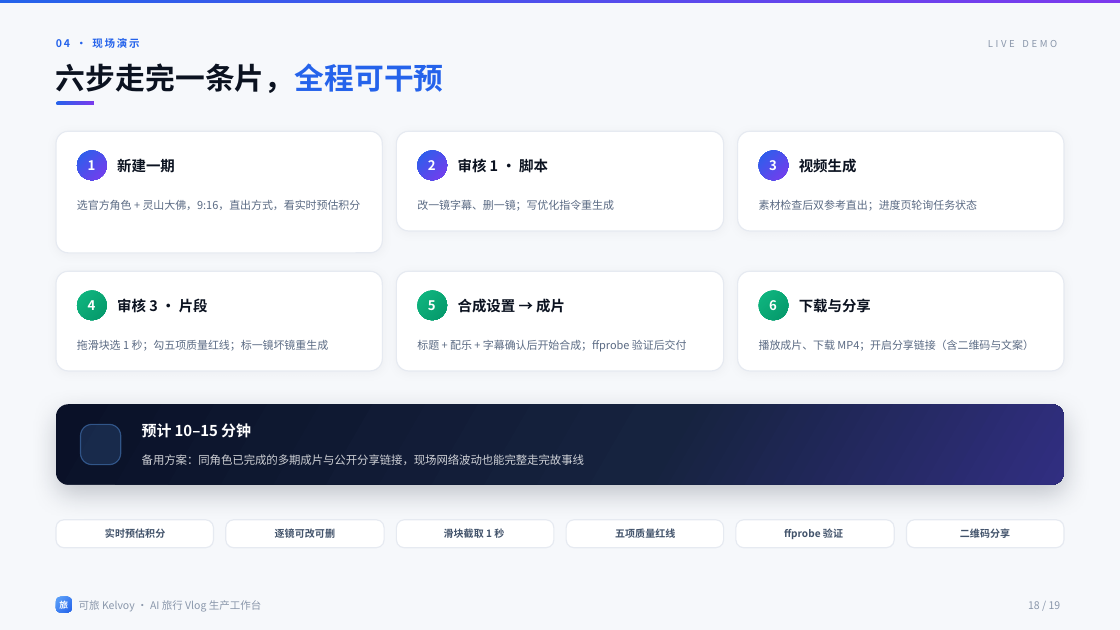
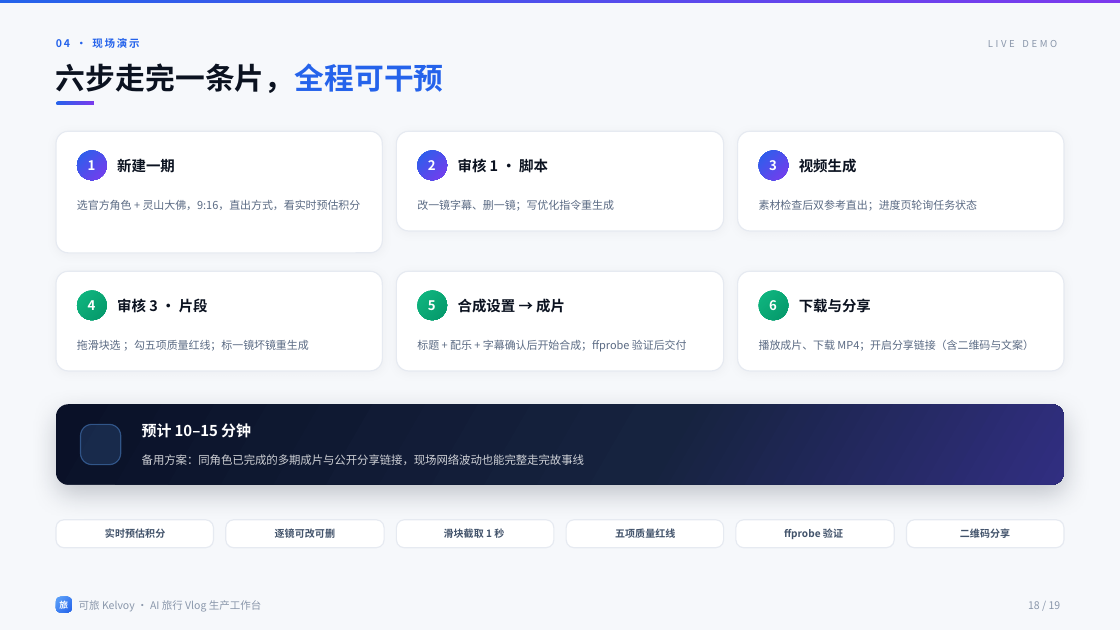
Before and after one commit to zhanghui-china/Kelvoy, a slide deck: slide 18 of docs/demo/Kelvoy可旅_DEMO-V0.3.pptx. Drawn at 1120x630 pixels with LibreOffice and Linux fonts; fonts in the diff are those of the drawing; background and template pictures are left out. Boxes give left, top, right and bottom in pixels: in the first picture for what was removed or moved away, otherwise in the second. Text is boxed around its words. In the diff, an @@ line names an element or a change of style, - is before the commit and + after.

```diff
--- a/docs/demo/Kelvoy可旅_DEMO-V0.3.pptx
+++ b/docs/demo/Kelvoy可旅_DEMO-V0.3.pptx
@@ text at (77,340,309,351): text changed @@
-拖滑块选 1 秒；勾五项质量红线；标一镜坏镜重生成
+拖滑块选 ；勾五项质量红线；标一镜坏镜重生成
```
Also in this commit, not shown: 7 other slides changed, 4 other files.
